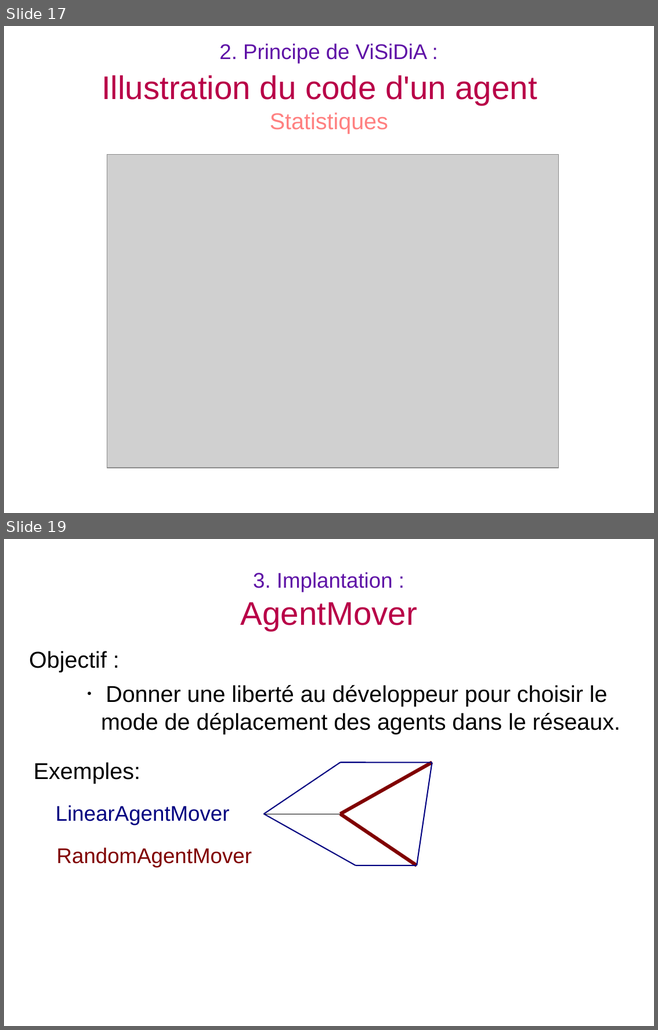
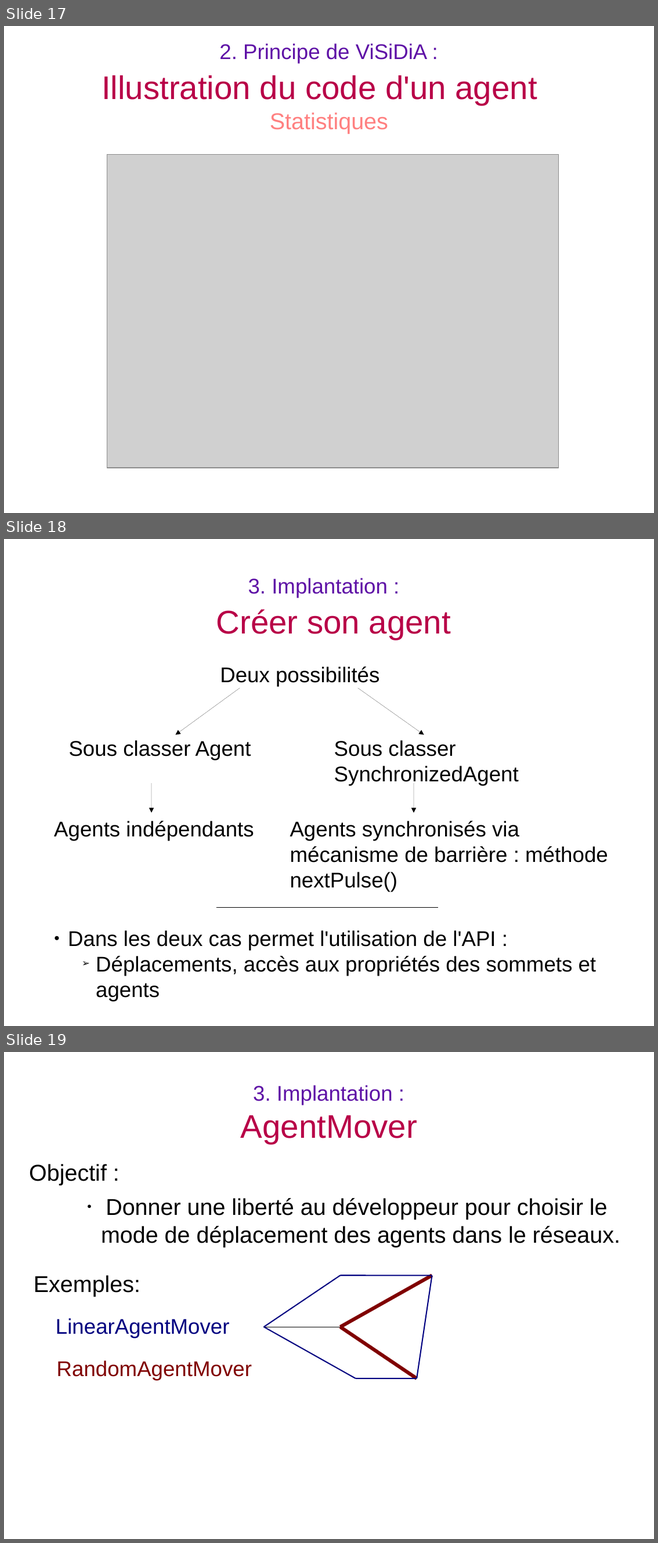
Before and after one commit to BackupTheBerlios/visidia-svn, a slide deck: trunk/doc/soutenance/soutenance.odp. Shown one above the other, each under a label of ours: slides 17 and 19 before the commit, slides 17, 18 and 19 after it; the slides between them are not shown. The pictures are 658x1030 and 658x1543 pixels, drawn with LibreOffice and Linux fonts; fonts in the diff are those of the drawing; grey boxes stand for pictures. Boxes give left, top, right and bottom in pixels: in the first picture for what was removed or moved away, otherwise in the second. Text is boxed around its words. In the diff, an @@ line names an element or a change of style, - is before the commit and + after.

```diff
--- a/trunk/doc/soutenance/soutenance.odp
+++ b/trunk/doc/soutenance/soutenance.odp
@@ slide 18 added at (4,539,654,1026), background #FFFFFF @@
@@ title added at (216,578,451,639), 26 pt, text #5E11A6 @@
+3. Implantation :
+Créer son agent
@@ text added at (220,667,379,686), 26 pt, text #000000 @@
+Deux possibilités
@@ arrow added from (240, 688) to (176, 734), #000000 0 pt @@
@@ arrow added from (358, 688) to (424, 734), #000000 0 pt @@
@@ text added at (69,740,251,760), 26 pt, text #000000 @@
+Sous classer Agent
@@ text added at (334,740,518,786), 26 pt, text #000000 @@
+Sous classer SynchronizedAgent
@@ arrow added from (151, 784) to (151, 813), #000000 0 pt @@
@@ arrow added from (413, 784) to (413, 813), #000000 0 pt @@
@@ text added at (54,821,253,841), 26 pt, text #000000 @@
+Agents indépendants
@@ text added at (290,821,608,892), 26 pt, text #000000 @@
+Agents synchronisés via mécanisme de barrière : méthode nextPulse()
@@ line added from (216, 907) to (437, 907), #000000 0 pt @@
@@ text added at (68,931,596,1001), 26 pt, text #000000 @@
+● Dans les deux cas permet l'utilisation de l'API :
+    ➢ Déplacements, accès aux propriétés des sommets et agents
```
Also in this commit, not shown: 5 slides changed, 1 slide removed.
